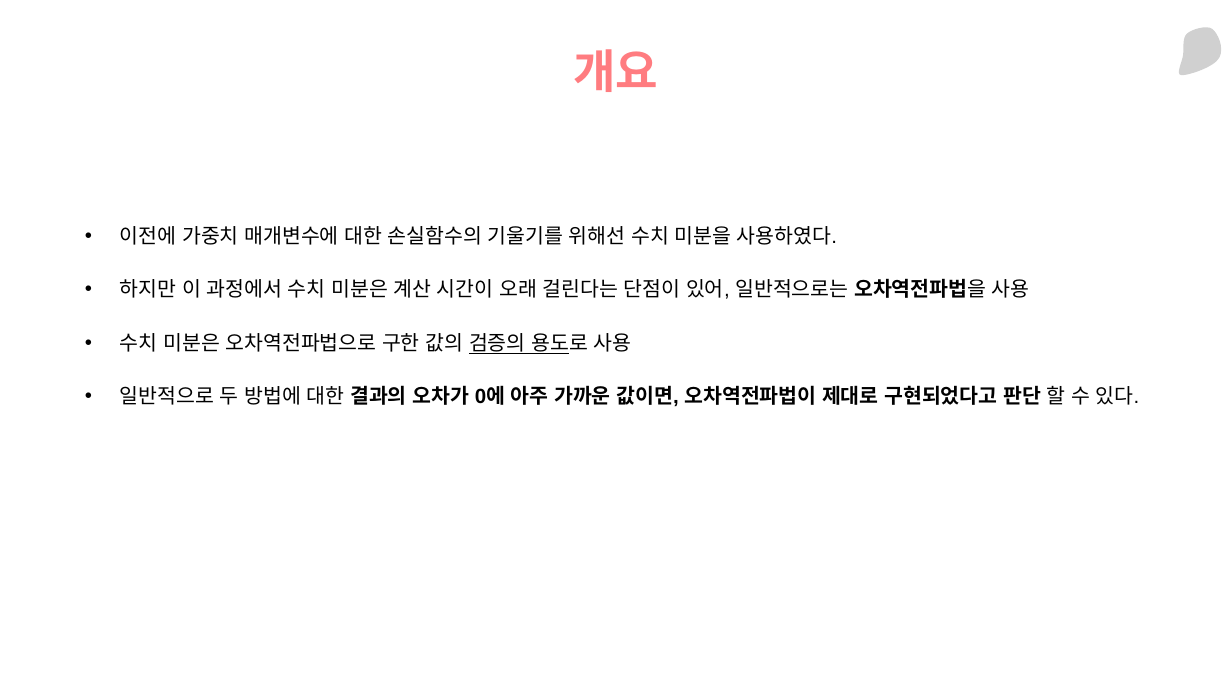
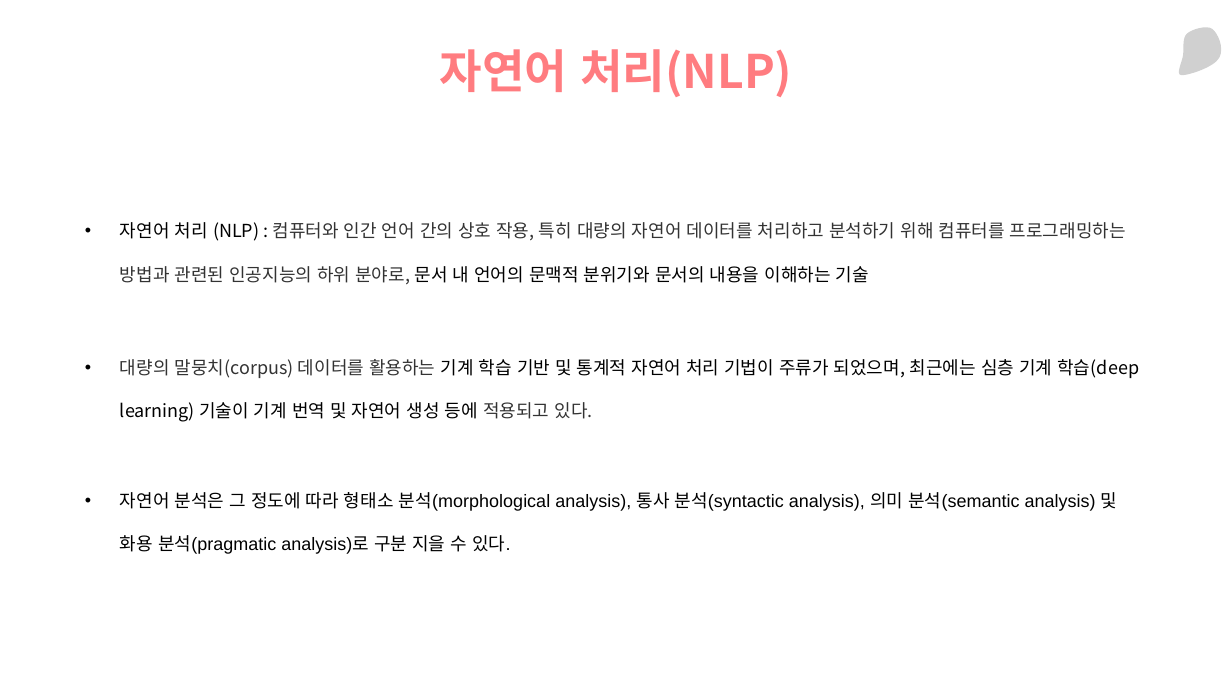
Before and after one commit to Jiwonii97/SSU-SS-ML-Study, a slide deck: slide 4 of week1_NLP Library.pptx (slide 2 before the commit). Drawn at 1232x693 pixels with LibreOffice and Linux fonts; fonts in the diff are those of the drawing; grey boxes stand for pictures. Boxes give left, top, right and bottom in pixels: in the first picture for what was removed or moved away, otherwise in the second. Text is boxed around its words. In the diff, an @@ line names an element or a change of style, - is before the commit and + after.

Commit message:
docs) 스터디 학습자료 재업로드

```diff
--- a/week1_NLP Library.pptx
+++ b/week1_NLP Library.pptx
@@ text at bbox=[440, 49, 792, 97]: text changed @@
-개요
+자연어 처리(NLP)
@@ text at bbox=[120, 222, 1139, 554]: text changed; size 16 to 14 pt; font Arial to Noto Sans CJK KR @@
-• 이전에 가중치 매개변수에 대한 손실함수의 기울기를 위해선 수치 미분을 사용하였다.
-• 하지만 이 과정에서 수치 미분은 계산 시간이 오래 걸린다는 단점이 있어, 일반적으로는 오차역전파법을 사용
-• 수치 미분은 오차역전파법으로 구한 값의 검증의 용도로 사용
-• 일반적으로 두 방법에 대한 결과의 오차가 0에 아주 가까운 값이면, 오차역전파법이 제대로 구현되었다고 판단 할 수 있다.
+• 자연어 처리 (NLP) : 컴퓨터와 인간 언어 간의 상호 작용, 특히 대량의 자연어 데이터를 처리하고 분석하기 위해 컴퓨터를 프로그래밍하는 방법과 관련된 인공지능의 하위 분야로, 문서 내 언어의 문맥적 분위기와 문서의 내용을 이해하는 기술
+• 대량의 말뭉치(corpus) 데이터를 활용하는 기계 학습 기반 및 통계적 자연어 처리 기법이 주류가 되었으며, 최근에는 심층 기계 학습(deep learning) 기술이 기계 번역 및 자연어 생성 등에 적용되고 있다.
+• 자연어 분석은 그 정도에 따라 형태소 분석(morphological analysis), 통사 분석(syntactic analysis), 의미 분석(semantic analysis) 및 화용 분석(pragmatic analysis)로 구분 지을 수 있다.
```
Also in this commit, not shown: 16 slides added, 8 slides removed, 8 other files.
